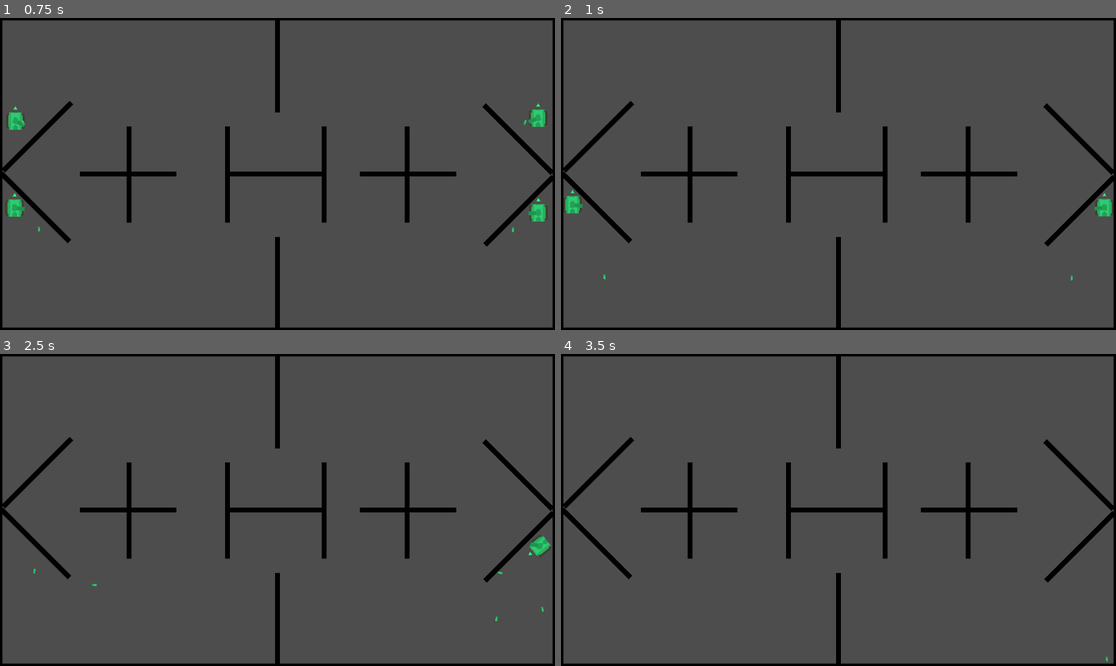
Above: before the commit, frames 1-4 (two rows, left to right).
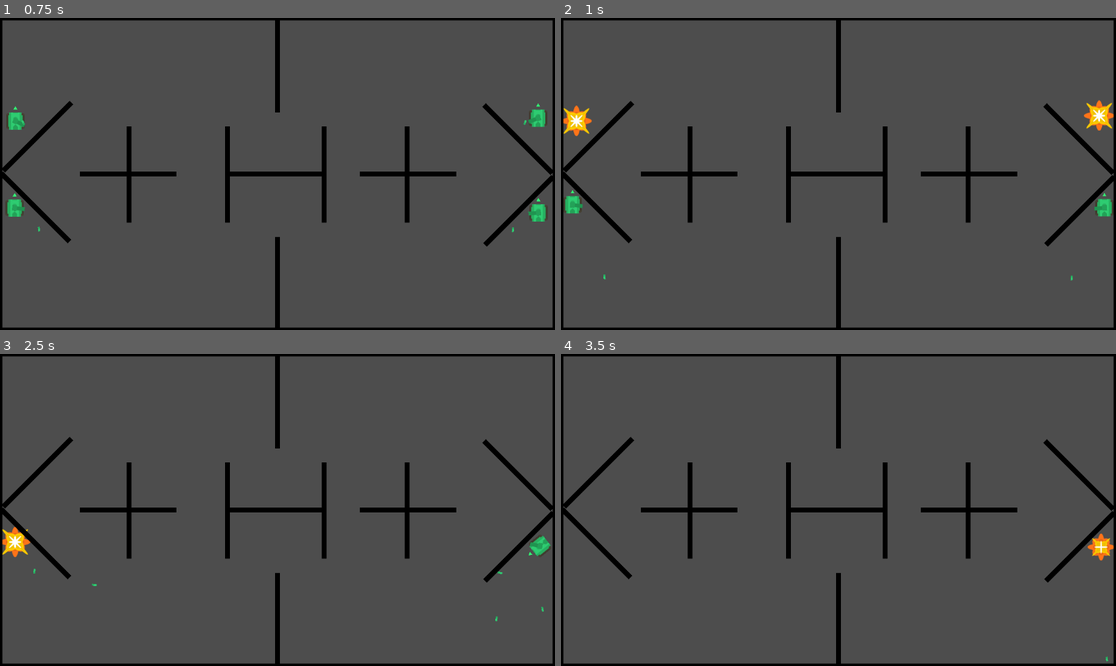
Above: after the commit, the same moments.

Repository: Koala118th/Tank-AWS
Game: Godot game, scene res://Scenes/game.tscn
Same seed, same stepped clock (60 frames per second), same inputs: the game is played once before the commit and once after it. The project has no main scene, so this scene is started directly.
Inputs (mouse positions are in pixels of both pictures, inside the frame that each line leads up to):
- Up to frame 1 (0.75 s): tap Enter at 0.5 s; move the mouse to (249, 236) at 0.52 s; hold W (move_forward) from 0.53 s (still down); click (249, 236) at 0.6 s
- Up to frame 2 (1 s): keep holding W (move_forward)
- Up to frame 3 (2.5 s): move the mouse to (444, 556) at 1.27 s; click (444, 556) at 1.35 s; tap Space at 2 s; move the mouse to (111, 463) at 2.02 s; release W (move_forward) at 2.03 s; hold A (turn_left) from 2.03 s (still down); click (111, 463) at 2.1 s
- Up to frame 4 (3.5 s): keep holding A (turn_left); move the mouse to (866, 510) at 2.77 s; click (866, 510) at 2.85 s

Frame 1 is identical in both runs. In frame 2, 0.6% of the frame differs, in the area x 0-100%, y 26-38%; in frame 3, 0.3%; in frame 4, 0.2%.

Commit message:
add death explosion

Diff:
--- /dev/null
+++ b/Entities/Explosion/explosion.gd
@@ -0,0 +1,6 @@
+extends AnimatedSprite2D
+
+
+func _ready():
+	play("explode")
+	animation_finished.connect(queue_free)
--- /dev/null
+++ b/Entities/Explosion/explosion.tscn
@@ -0,0 +1,41 @@
+[gd_scene format=3 uid="uid://c242k2ux52e7v"]
+
+[ext_resource type="Texture2D" uid="uid://bx7xjnuatyrnk" path="res://Assets/PNG/explosion1.png" id="1_r6s8j"]
+[ext_resource type="Texture2D" uid="uid://xmxbpdw2hnw5" path="res://Assets/PNG/explosion2.png" id="2_sr0xo"]
+[ext_resource type="Texture2D" uid="uid://clvj4gox6bebq" path="res://Assets/PNG/explosion3.png" id="3_lfqbx"]
+[ext_resource type="Texture2D" uid="uid://dbwlrpljdeb5b" path="res://Assets/PNG/explosion4.png" id="4_2abxb"]
+[ext_resource type="Texture2D" uid="uid://ccmlqswffo2c8" path="res://Assets/PNG/explosion5.png" id="5_aotw3"]
+[ext_resource type="Script" uid="uid://c8u5q8s53js7x" path="res://Entities/Explosion/explosion.gd" id="6_sr0xo"]
+
+[sub_resource type="SpriteFrames" id="SpriteFrames_x60un"]
+resource_name = "explode"
+animations = [{
+"frames": [{
+"duration": 1.0,
+"texture": ExtResource("1_r6s8j")
+}, {
+"duration": 1.0,
+"texture": ExtResource("2_sr0xo")
+}, {
+"duration": 1.0,
+"texture": ExtResource("3_lfqbx")
+}, {
+"duration": 1.0,
+"texture": ExtResource("3_lfqbx")
+}, {
+"duration": 1.0,
+"texture": ExtResource("4_2abxb")
+}, {
+"duration": 1.0,
+"texture": ExtResource("5_aotw3")
+}],
+"loop": false,
+"name": &"explode",
+"speed": 10.0
+}]
+
+[node name="Explosion" type="AnimatedSprite2D" unique_id=1843131484]
+sprite_frames = SubResource("SpriteFrames_x60un")
+animation = &"explode"
+speed_scale = 1.5
+script = ExtResource("6_sr0xo")
--- a/Entities/Tank/tank.gd
+++ b/Entities/Tank/tank.gd
@@ -3,7 +3,7 @@
 
 
 @export var bullet_scene: PackedScene =preload("res://Objects/projectile/bullet/bullet.tscn")
-
+@export var explosion_scene: PackedScene =preload("res://Entities/Explosion/explosion.tscn")
 
 @export var speed: float = 150.0
 @export var turn_speed: float = 5.0
@@ -41,4 +41,7 @@
 
 func get_hit():
 	print("got hit")
+	var explosion = explosion_scene.instantiate()
+	explosion.global_position = global_position
+	get_parent().add_child(explosion)
 	queue_free()
Not shown, added: Entities/Explosion/explosion.gd.uid
